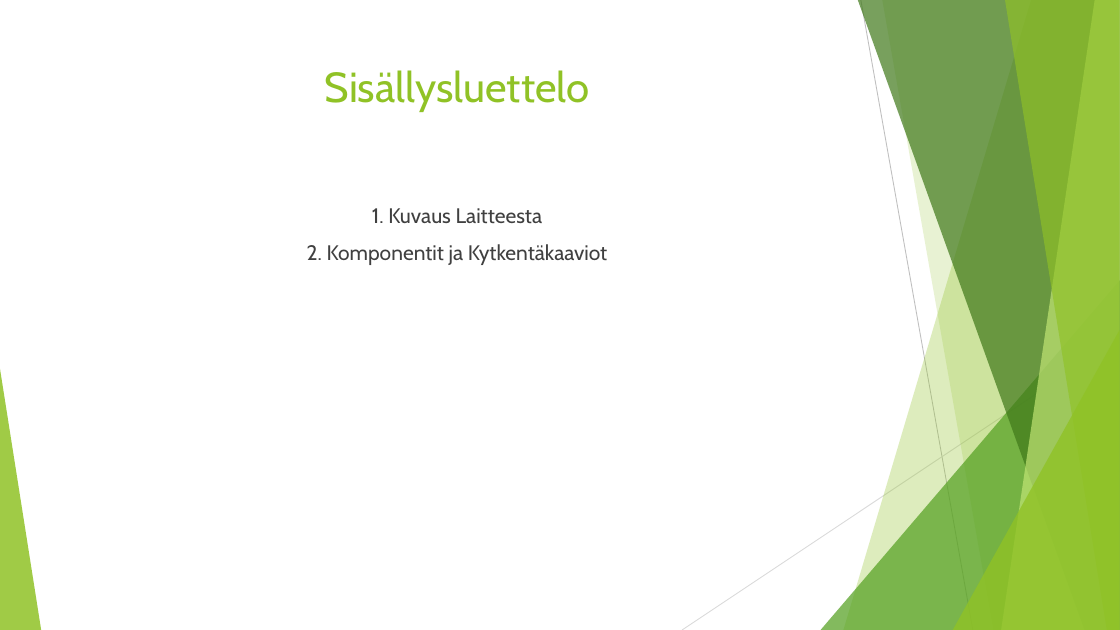
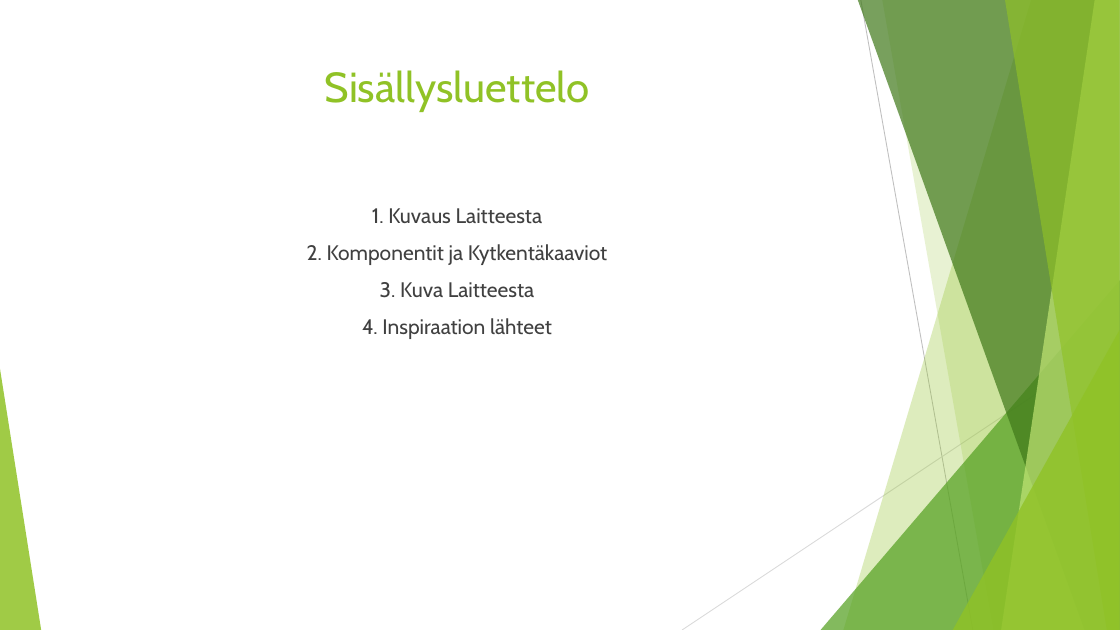
Before and after one commit to Turzik11/Projekti, a slide deck: slide 2 of Projekti.pptx. Drawn at 1120x630 pixels with LibreOffice and Linux fonts; fonts in the diff are those of the drawing. Boxes give left, top, right and bottom in pixels: in the first picture for what was removed or moved away, otherwise in the second. Text is boxed around its words. In the diff, an @@ line names an element or a change of style, - is before the commit and + after.

```diff
--- a/Projekti.pptx
+++ b/Projekti.pptx
@@ text at (362,282,552,339): paragraphs added @@
+3. Kuva Laitteesta
+4. Inspiraation lähteet
```
Also in this commit, not shown: 2 slides added.
